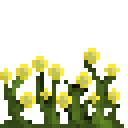
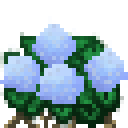
Layer changes from the first 128px x 128px image to the second:
hid group "buttercups" (1 layers) over [0, 48, 124, 128]
added group "Hydrangea" with 6 layers above "Rectangle 1" over [0, 16, 128, 128]
added layer "speckles" in group "Hydrangea" over [4, 20, 128, 108]
added layer "Layer 0 copy 3" in group "Hydrangea" over [24, 52, 84, 104]
added layer "Layer 0 copy" in group "Hydrangea" over [80, 40, 128, 100]
added layer "Layer 0 copy 2" in group "Hydrangea" over [0, 44, 40, 92]
added layer "Layer 0" (2nd of 2, in "Hydrangea") in group "Hydrangea" over [24, 16, 80, 72]
added layer "grass" in group "Hydrangea" over [0, 32, 124, 128]
